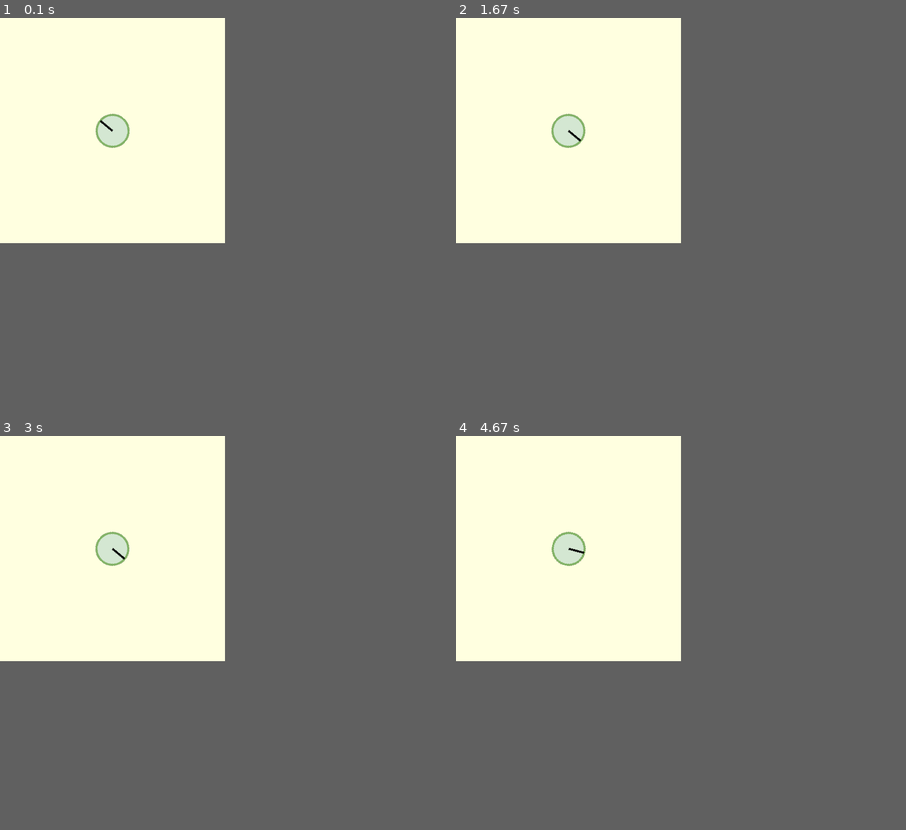
Above: before the commit, frames 1-4 (two rows, left to right).
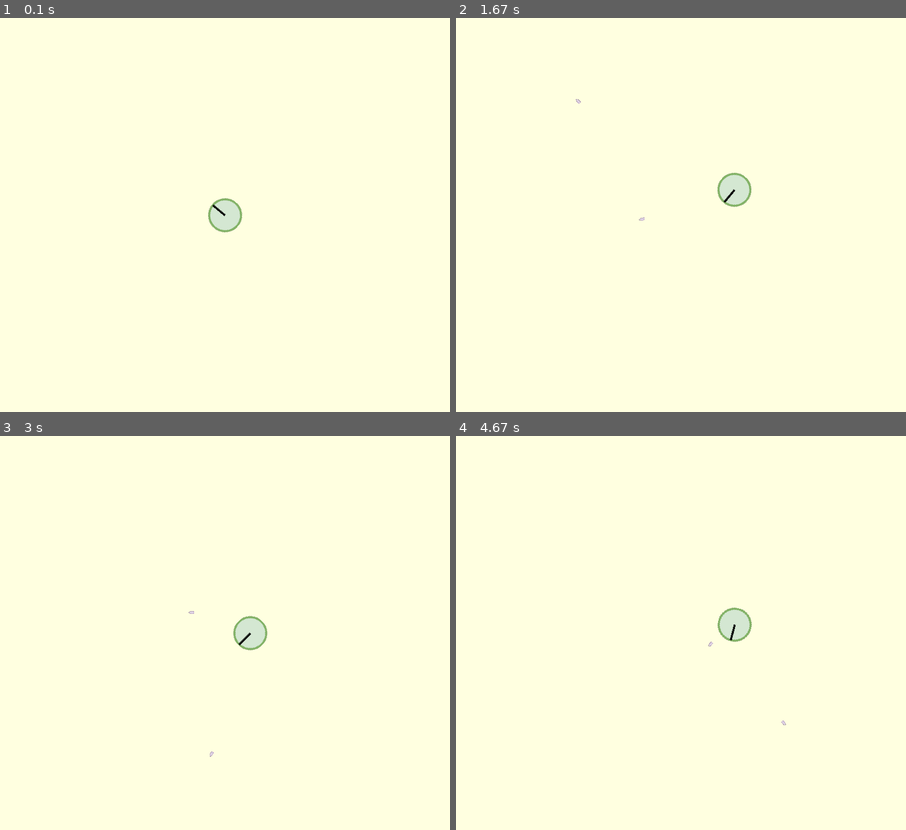
Above: after the commit, the same moments.

Repository: m9m6n1m8t5/pygame
Game: pygame game, started from game.py
Same seed, same stepped clock (60 frames per second), same inputs: the game is played once before the commit and once after it.
Inputs (mouse positions are in pixels of both pictures, inside the frame that each line leads up to):
- Up to frame 1 (0.1 s): no input
- Up to frame 2 (1.67 s): press the mouse at (825, 203) at 0.37 s; move the mouse to (753, 222) at 0.47 s; release the mouse at (681, 242) at 0.6 s; hold D 0.67-1.13 s; click (573, 218) at 0.75 s; hold W 1.17-1.47 s; click (541, 305) at 1.25 s; hold D from 1.5 s (still down); click (735, 250) at 1.58 s
- Up to frame 3 (3 s): release D at 1.97 s; hold A 2-2.53 s; click (117, 554) at 2.08 s; hold S 2.57-2.87 s; click (229, 676) at 2.65 s; hold A from 2.9 s (still down); click (396, 782) at 2.98 s
- Up to frame 4 (4.67 s): release A at 3.3 s; hold W 3.33-3.7 s; click (798, 696) at 3.42 s; hold D 3.73-4.37 s; click (618, 550) at 3.82 s; hold S from 4.4 s (still down); click (771, 601) at 4.48 s
In our replay, the window is 400x400 before the commit and 800x700 after it. These sizes can differ from the game's own. Grey fills any space a smaller window leaves; there, only what the larger window draws over its background counts as a difference.

The runs differ from the first frame. In frame 1, 1.0% of the frame differs, in the area x 21-54%, y 24-55%; in frame 2, 1.0%; in frame 3, 1.0%; in frame 4, 1.1%, in the area x 21-74%, y 24-74%.

Commit message:
移動と発射の改善

Diff:
--- a/game.py
+++ b/game.py
@@ -3,7 +3,7 @@
 import sys
 import math
 
-SCREEN = Rect(0,0,400,400)
+SCREEN = Rect(0,0,800,700)
 SCREEN_COLOR = "#FFFFE0"
 
 class Player(pg.sprite.Sprite):
@@ -17,8 +17,13 @@
     self.v = v
     self.w = w
     self.theta = 60
+    self.fire_interval = 0
 
   def update(self):
+    # 移動
+    self.move()
+    # 弾を打つ
+    self.fire()
     # 衝突
     if self.rect.centerx-self.r<0:
       self.rect.centerx = self.r
@@ -42,19 +47,26 @@
     self.rect = self.image.get_rect()
     self.rect.center = center
 
-  def move(self, key):
-    if key == K_UP:
+  def move(self):
+    keys = pg.key.get_pressed()
+    if keys[K_w]:
       self.rect.centery -= self.v[1]
-    elif key == K_DOWN:
+    if keys[K_s]:
       self.rect.centery += self.v[1]
-    elif key == K_LEFT:
+    if keys[K_a]:
       self.rect.centerx -= self.v[0]
-    elif key == K_RIGHT:
+    if keys[K_d]:
       self.rect.centerx += self.v[0]
 
-  def shoot(self):
-    self.groups()[0].add(Bullet(self.rect.center, 5, (5,10), self.theta))
-
+  def fire(self):
+    if self.fire_interval<=0:
+      if pg.mouse.get_pressed()[0]:
+        self.fire_interval = 10
+        angleV = pg.math.Vector2((math.sin(math.radians(self.theta))*-1, math.cos(math.radians(self.theta))*-1))
+        muzzle_pos = self.rect.center + self.r * angleV
+        self.groups()[0].add(Bullet(muzzle_pos, 10, (5,10), self.theta))
+    else:
+      self.fire_interval -= 1
 class Bullet(pg.sprite.Sprite):
   def __init__(self, pos, v, size, theta):
     pg.sprite.Sprite.__init__(self)
@@ -72,7 +84,7 @@
     self.move()
   def move(self):
     angleV = pg.math.Vector2((math.sin(math.radians(self.theta))*-1, math.cos(math.radians(self.theta))*-1))
-    self.rect.center = (pg.math.Vector2(self.rect.center) + self.v * angleV)[:]
+    self.rect.center = pg.math.Vector2(self.rect.center) + self.v * angleV
 
 def main():
   pg.init()
@@ -100,10 +112,6 @@
         if event.key == K_ESCAPE:
           pg.quit()
           sys.exit()
-        elif event.key in [K_UP, K_DOWN, K_LEFT, K_RIGHT]:
-          player.move(event.key)
-        elif event.key == K_SPACE:
-          player.shoot()
 
 if __name__ == "__main__":
   main()
